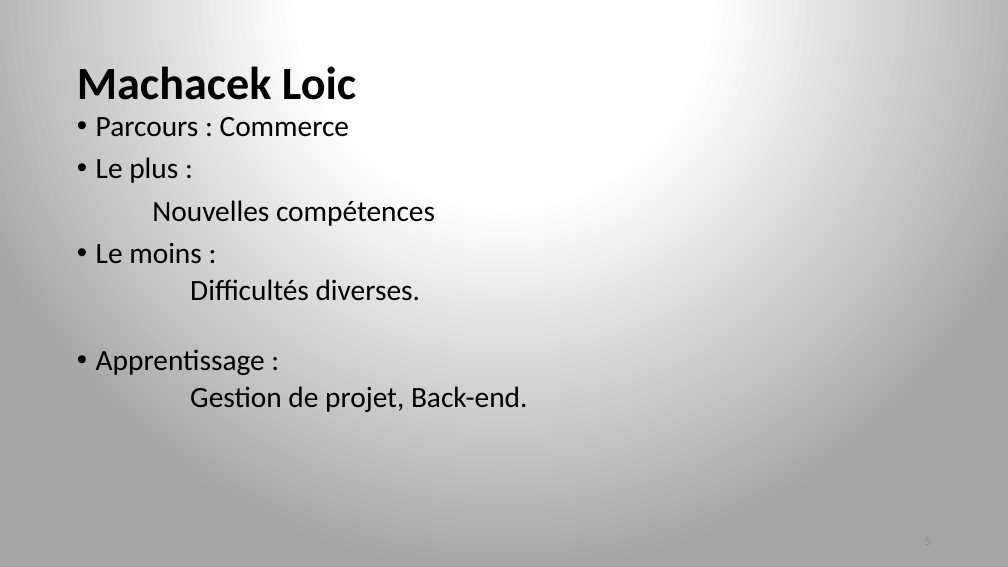
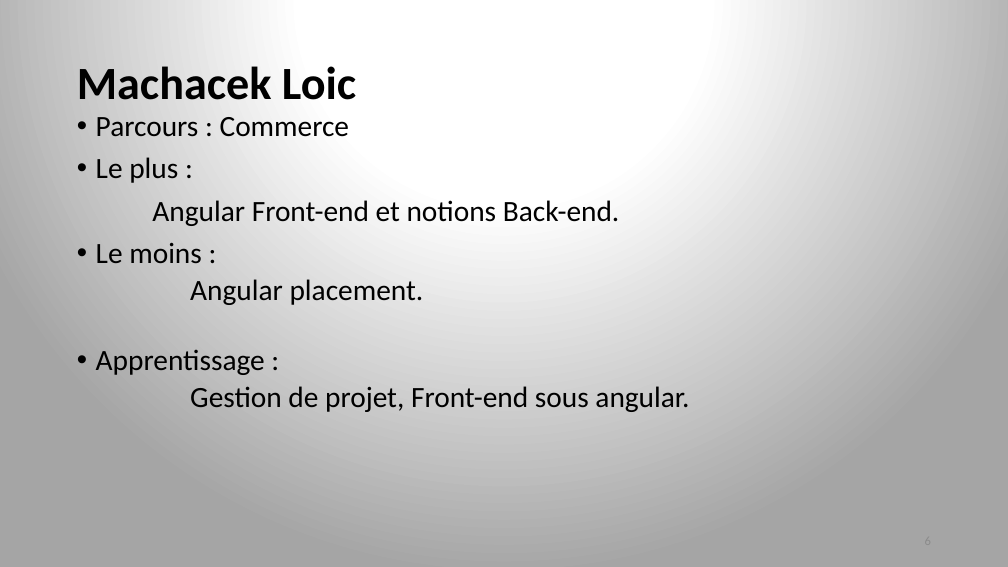
Before and after one commit to metaxiii/PPE2, a slide deck: slide 6 of PPE2/Documentation/Presentation.pptx (slide 5 before the commit). Drawn at 1008x567 pixels with LibreOffice and Linux fonts; fonts in the diff are those of the drawing. Boxes give left, top, right and bottom in pixels: in the first picture for what was removed or moved away, otherwise in the second. Text is boxed around its words. In the diff, an @@ line names an element or a change of style, - is before the commit and + after.

```diff
--- a/PPE2/Documentation/Presentation.pptx
+++ b/PPE2/Documentation/Presentation.pptx
@@ text at (152,200,620,226): text changed @@
-Nouvelles compétences
+Angular Front-end et notions Back-end.
@@ text at (190,279,424,305): text changed @@
-  Difficultés diverses.
+  Angular placement.
@@ text at (190,386,689,412): text changed @@
-  Gestion de projet, Back-end.
+  Gestion de projet, Front-end sous angular.
```
Also in this commit, not shown: 3 other slides changed.
